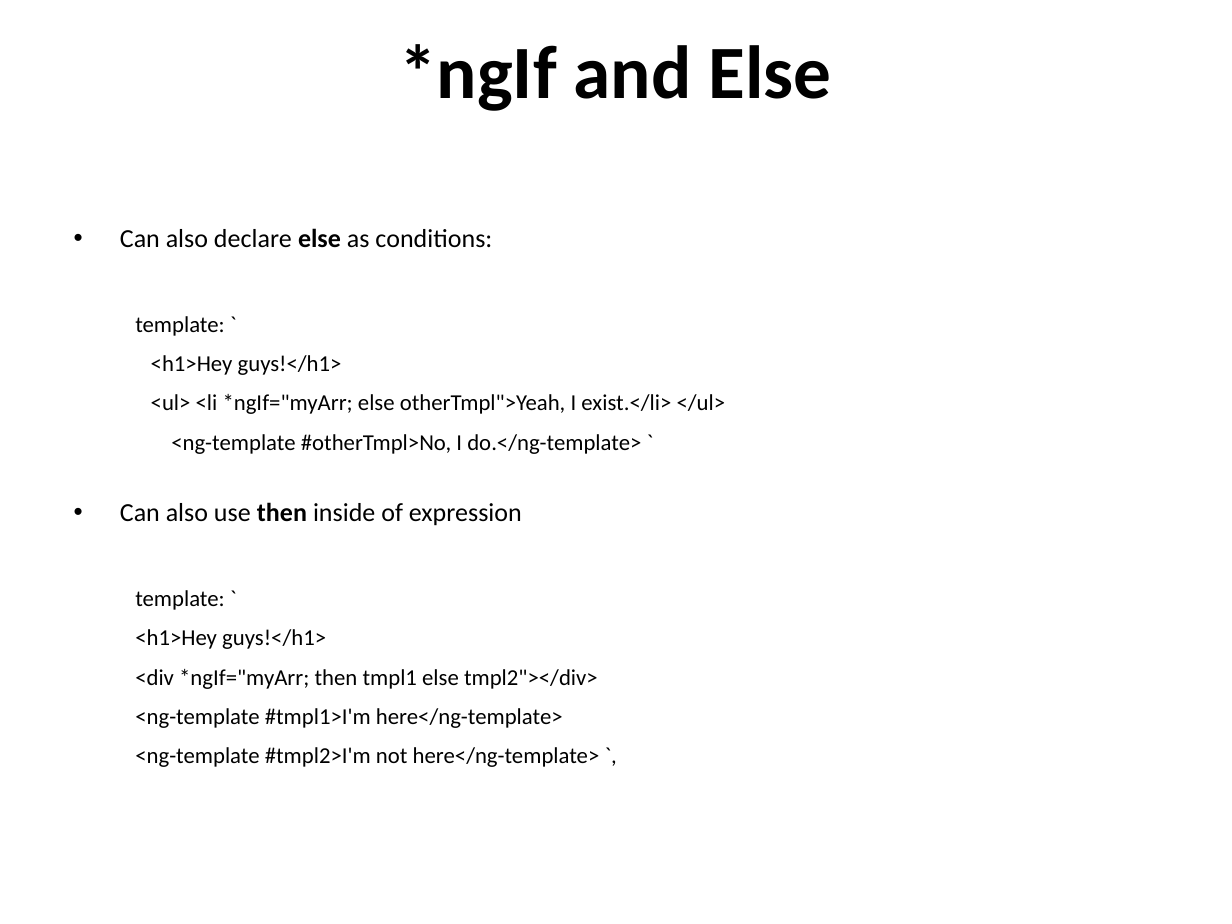
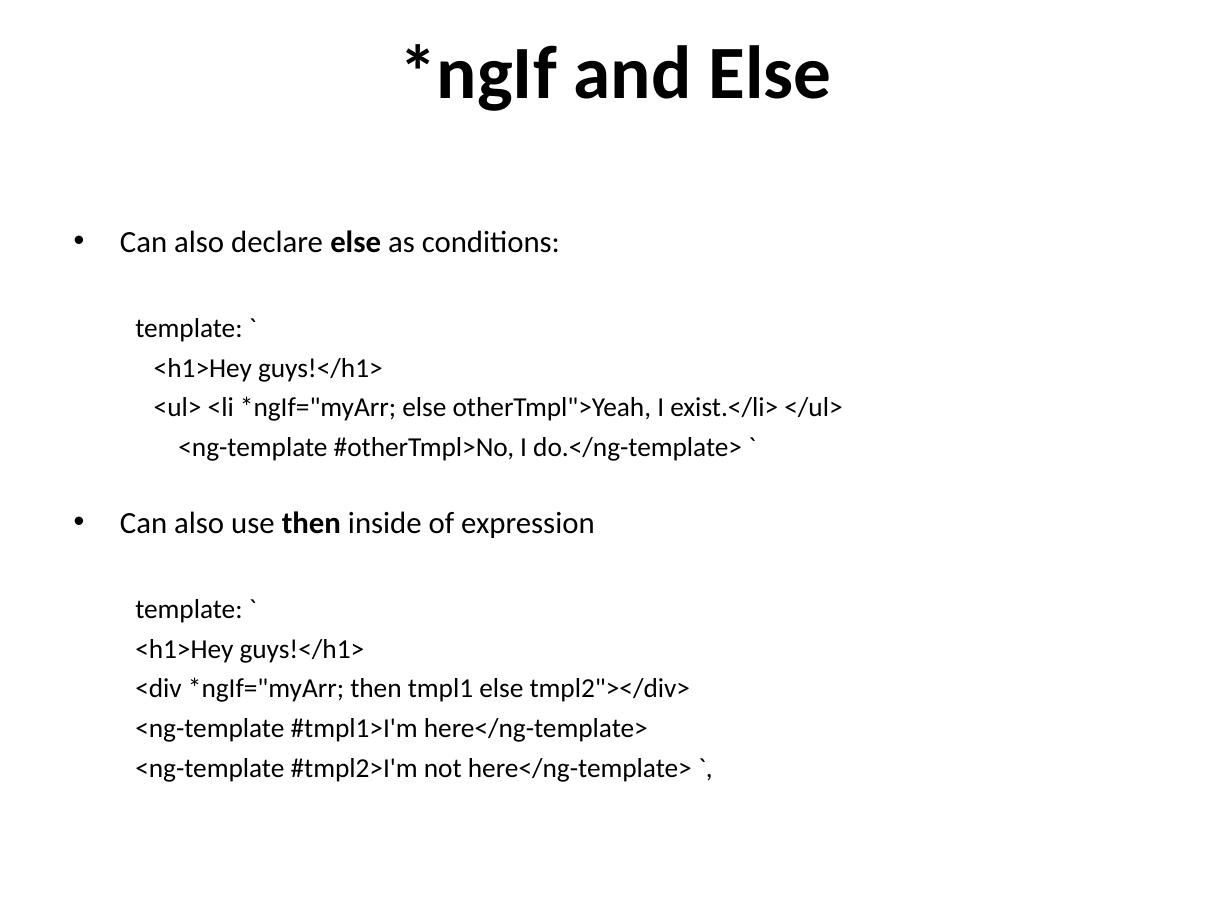
Before and after one commit to vishnumvn/AngularJS_Tut, a slide deck: slide 216 of Materials/Angular_Module01.ppt. Drawn at 1232x924 pixels with LibreOffice and Linux fonts; fonts in the diff are those of the drawing. Boxes give left, top, right and bottom in pixels: in the first picture for what was removed or moved away, otherwise in the second. Text is boxed around its words. In the diff, an @@ line names an element or a change of style, - is before the commit and + after.

```diff
--- a/Materials/Angular_Module01.ppt
+++ b/Materials/Angular_Module01.ppt
@@ text "Can also declare else as ..." at (120,230,842,782): size 15.2 to 18 pt in "Can also declare else as conditions:", "Can also use then inside of expression"; size 13.3 to 16 pt in "template: `", "<h1>Hey guys!</h1>", "<ul> <li *ngIf="myArr; else otherTmpl">Yeah, I exist.</li> ...", "<ng-template #otherTmpl>No, I do.</ng-template> `" and 5 more places; less space between paragraphs @@
```
Also in this commit, not shown: 33 other slides changed, 6 other files.
